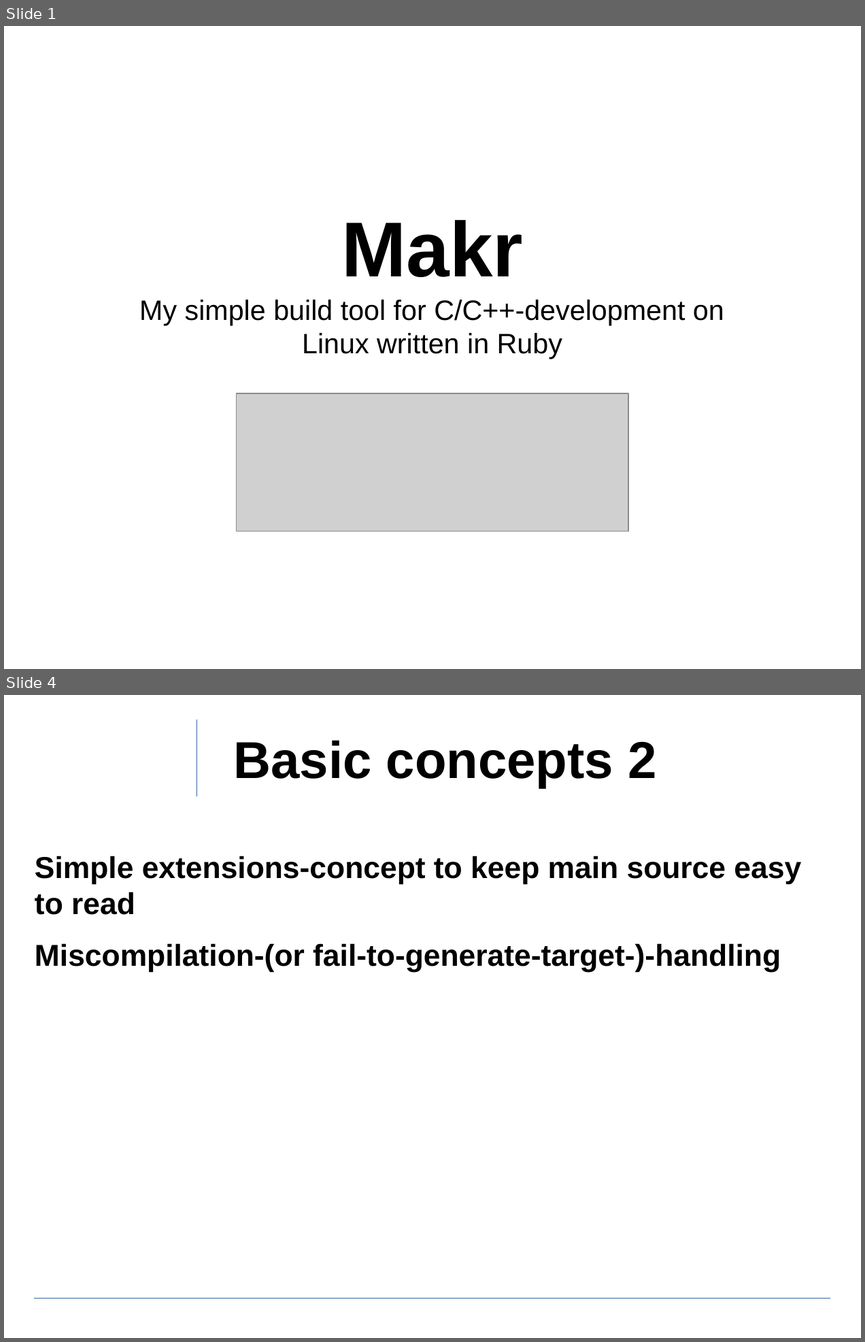
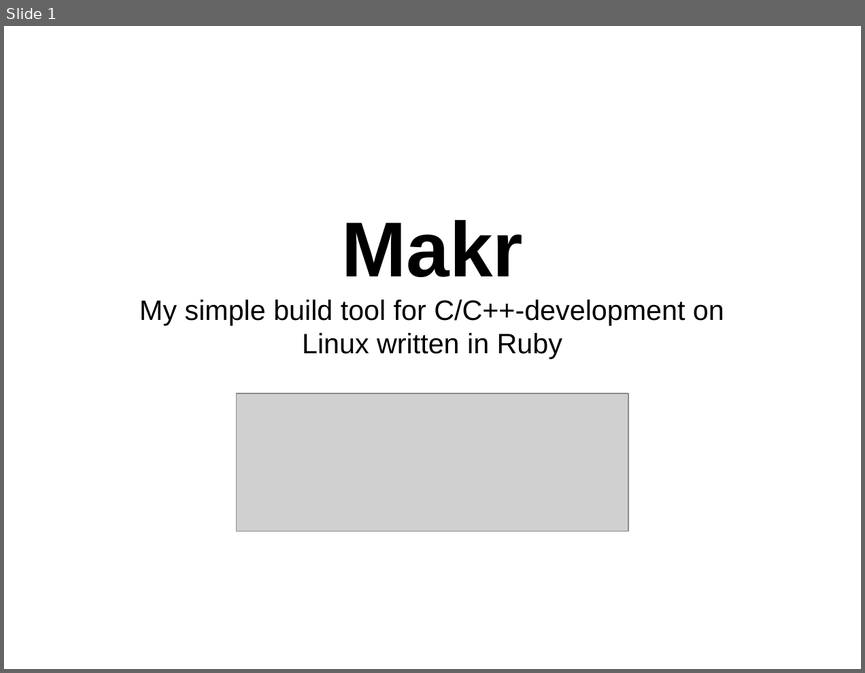
Before and after one commit to ewuenf/Makr, a slide deck: doc/concepts/Makr_Concepts.01.odp. Shown one above the other, each under a label of ours: slides 1 and 4 before the commit, slide 1 after it; the slides between them are not shown. The pictures are 865x1342 and 865x673 pixels, drawn with LibreOffice and Linux fonts; fonts in the diff are those of the drawing; grey boxes stand for pictures; background and template pictures are left out. Boxes give left, top, right and bottom in pixels: in the first picture for what was removed or moved away, otherwise in the second. Text is boxed around its words. In the diff, an @@ line names an element or a change of style, - is before the commit and + after.

Commit message:
working on documentation and did a little change on error handling

```diff
--- a/doc/concepts/Makr_Concepts.01.odp
+++ b/doc/concepts/Makr_Concepts.01.odp
@@ slide 4 removed at bbox=[4, 695, 861, 1338], background #FFFFFF @@
@@ line removed from (197, 719) to (197, 796) @@
@@ title removed at bbox=[233, 740, 656, 788] @@
-Basic concepts 2
@@ text removed at bbox=[35, 855, 801, 972] @@
-Simple extensions-concept to keep main source easy to read
-Miscompilation-(or fail-to-generate-target-)-handling
@@ line removed from (35, 1298) to (830, 1298) @@
```
Also in this commit, not shown: 2 slides changed, 7 slides added, 1 other file.
